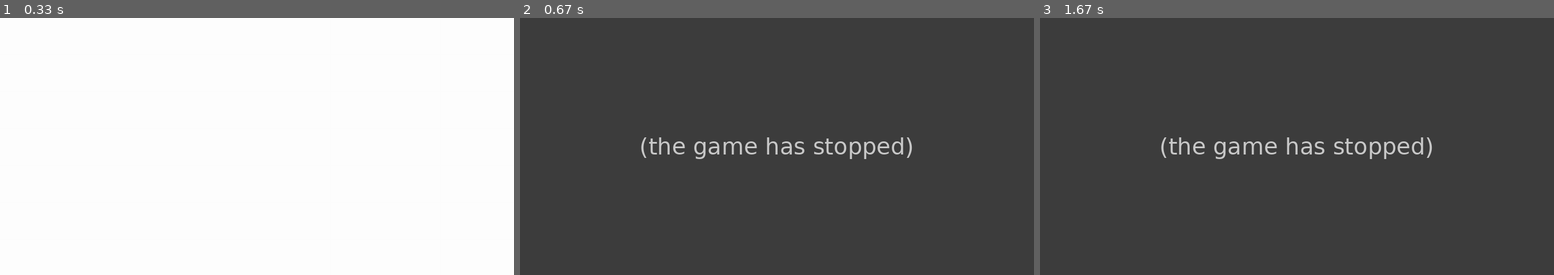
Above: before the commit, frames 1-3 (left to right).
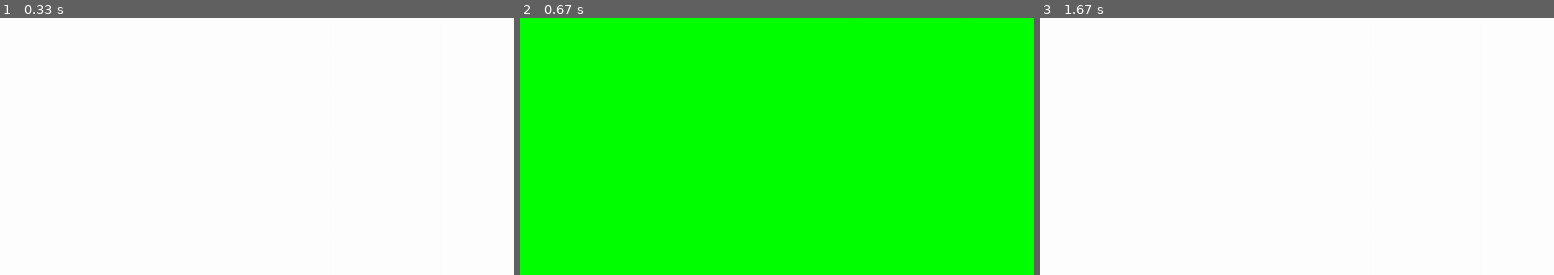
Above: after the commit, the same moments.

Repository: joaoppm3/pygame
Game: pygame game, started from jogo.py
Two runs of this game, one before a commit and one after it. Both use one fixed random seed, a clock stepped at 60 frames per second and the inputs below.
Inputs:
- Up to frame 1 (0.33 s): no input
- Up to frame 2 (0.67 s): tap Space at 0.33 s
- Up to frame 3 (1.67 s): hold Esc 0.67-1.13 s; tap Space at 1.17 s; hold Esc from 1.5 s (still down)

Frame 1 is identical in both runs. In frame 2, 100% of the frame differs, in the area x 0-100%, y 0-100%; in frame 3, 100%.
Before the commit the program exited at 0.33 s; later frames show no game.

Commit message:
Rascunho info_screen

Diff:
--- /dev/null
+++ b/info_screen.py
@@ -0,0 +1,26 @@
+import pygame
+from os import path
+from config import *
+
+def info_screen(window):
+    clock = pygame.time.Clock()
+
+    running = True
+    while running:
+        clock.tick(FPS)
+
+        for event in pygame.event.get():
+            if event.type == pygame.QUIT:
+                state = QUIT
+                running = False
+
+            if event.type == pygame.KEYDOWN:
+                if event.key == pygame.K_ESCAPE:
+                    state = INIT
+                    running = False
+
+        window.fill(GREEN)
+
+        pygame.display.flip()
+
+    return state
--- a/jogo.py
+++ b/jogo.py
@@ -2,6 +2,7 @@
 import random
 from config import *
 from init_screen import init_screen
+from info_screen import info_screen
 
 pygame.init()
 pygame.mixer.init()
@@ -13,13 +14,13 @@
 while state != QUIT:
     if state == INIT:
         state = init_screen(window)
+    elif state == INFO:
+        state = info_screen(window)
     #elif state == GAME:
         #gameplayed = game_screen(window)
-    #elif state == INFO:
-        #state = info_screen(window)
     #elif state == GAME_OVER:
         #state = game_over_screen(window)
-    #else:
+    else:
         state = QUIT
 
 pygame.quit()
